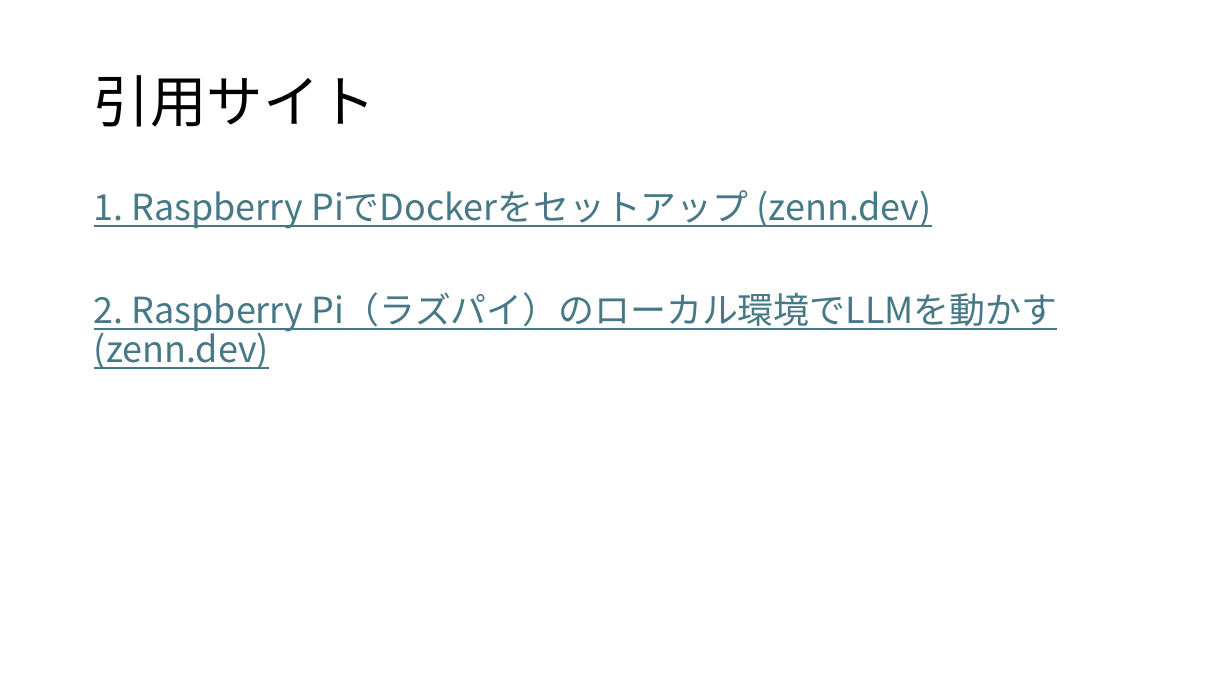
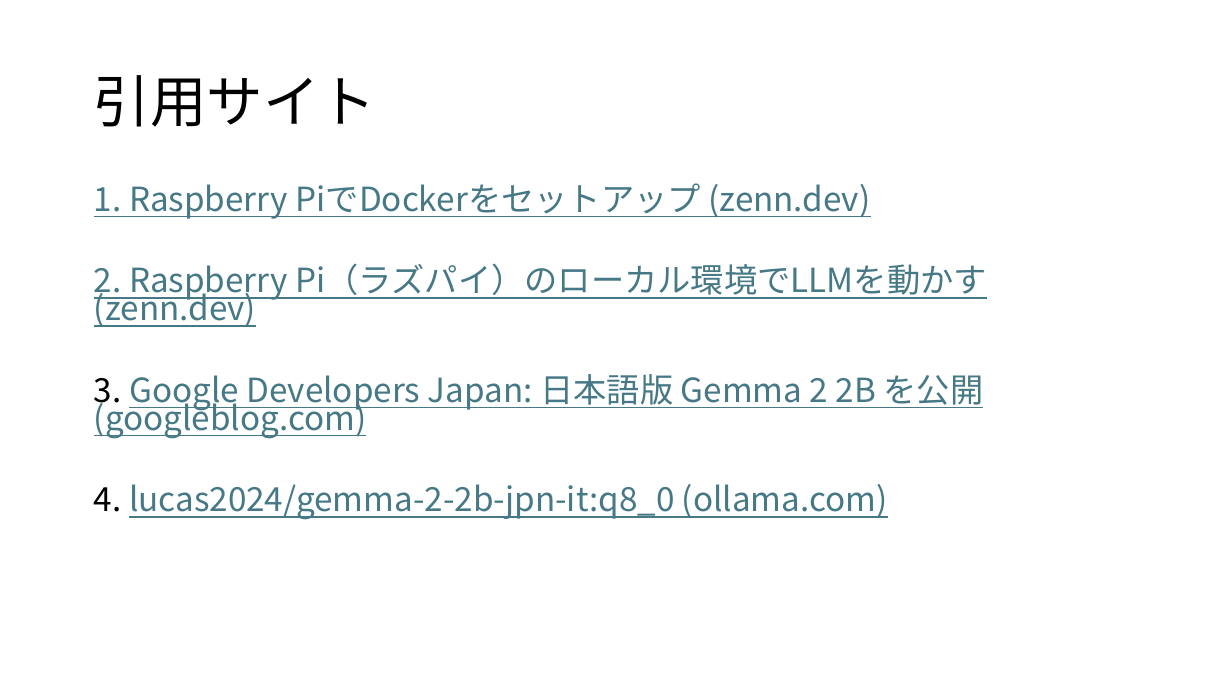
Before and after one commit to koga-miko/misc, a slide deck: slide 7 of raspberry-pi-report/ラズパイ5でローカルLLMを動かす.pptx. Drawn at 1232x693 pixels with LibreOffice and Linux fonts; fonts in the diff are those of the drawing. Boxes give left, top, right and bottom in pixels: in the first picture for what was removed or moved away, otherwise in the second. Text is boxed around its words. In the diff, an @@ line names an element or a change of style, - is before the commit and + after.

```diff
--- a/raspberry-pi-report/ラズパイ5でローカルLLMを動かす.pptx
+++ b/raspberry-pi-report/ラズパイ5でローカルLLMを動かす.pptx
@@ text at [94,183,986,327]: size 28 to 25.9 pt in "1. Raspberry PiでDockerをセットアップ (zenn.dev)", "2. Raspberry Pi（ラズパイ）のローカル環境でLLMを動かす (zenn.dev)"; line spacing 0.9 to 0.7 @@
@@ text at [94,374,984,520]: paragraphs added @@
+3. Google Developers Japan: 日本語版 Gemma 2 2B を公開 (googleblog.com)
+4. lucas2024/gemma-2-2b-jpn-it:q8_0 (ollama.com)
```
Also in this commit, not shown: 5 other slides changed.
